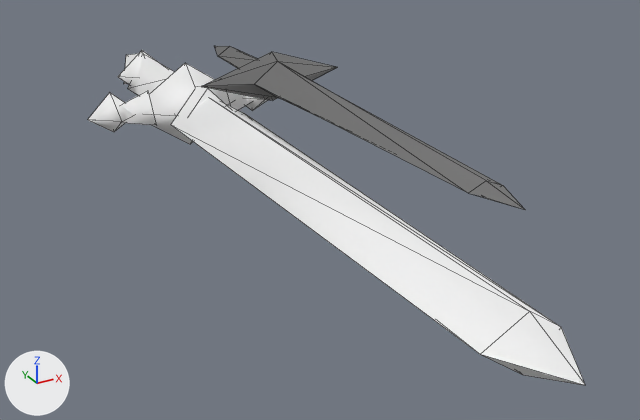
One commit to the glTF model docs/models/weapons/w11/043_l.glb: the scene before it, then after it.
The view is the same before and after, from a 50 mm lens placed at (-0.567, -1.761, 0.496), pointed at (0.071, -0.601, -0.084). Every picture has the same lights, and +X, +Y and +Z are marked at lower left. The older version comes first. Mesh edges are drawn as thin lines. Vertices at exactly the same position are counted once.

Objects in the first picture: 'Group[100]', 'Group[20]'.
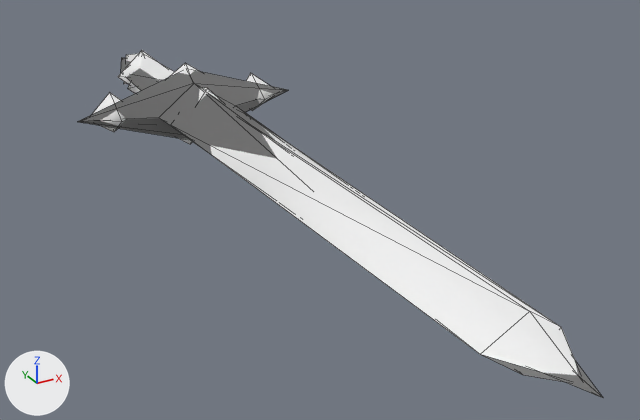
Changed parts and their boxes (x1, y1, x2, y2) in the pictures (640 x 420 px):
'Group[20]', reshaped (62% wider, 107% taller): before (201, 46, 525, 210); after (78, 58, 603, 398)

The change, as a list of edits to the scene's bpy script:
```text
Change me_group_20:
    used by ob_group_20; location = (0.0, 0.0, 0.0)
    remove me_group_20.from_pydata(...)  # 22 vertices, 40 faces; spans x 0.0..0.286, y -0.999..0.0, z 0.007..0.101
    add me_group_20.from_pydata(...)  # 22 vertices, 40 faces; spans x -0.213..0.213, y -1.282..0.212, z -0.071..0.071
    me_group_20 part 1
    me_group_20.vertices[0].co: (0.143, -0.921, 0.066) -> (0.0, -1.165, 0.017)  # pixel (486, 180) -> not seen
    me_group_20.vertices[1].co: (0.143, -0.308, 0.089) -> (0.0, -0.248, 0.052)  # pixel (277, 61) -> pixel (194, 83)
    me_group_20.vertices[2].co: (0.114, -0.921, 0.054) -> (-0.043, -1.165, 0.0)  # pixel (468, 193) -> not seen
    me_group_20.vertices[3].co: (0.091, -0.315, 0.054) -> (-0.077, -0.258, 0.0)  # pixel (254, 84) -> pixel (158, 117)
    me_group_20.vertices[4].co: (0.143, -0.921, 0.042) -> (0.0, -1.165, -0.017)  # pixel (485, 197) -> not seen
    me_group_20.vertices[5].co: (0.143, -0.308, 0.019) -> (0.0, -0.248, -0.052)  # pixel (278, 97) -> not seen
    me_group_20.vertices[6].co: (0.0, -0.283, 0.054) -> (-0.213, -0.211, 0.0)  # pixel (201, 86) -> pixel (77, 121)
    me_group_20.vertices[7].co: (0.286, -0.283, 0.054) -> (0.213, -0.211, 0.0)  # pixel (337, 67) -> pixel (288, 90)
    me_group_20.vertices[8].co: (0.194, -0.315, 0.054) -> (0.077, -0.258, 0.0)  # pixel (304, 76) -> pixel (235, 105)
    me_group_20.vertices[9].co: (0.171, -0.921, 0.054) -> (0.043, -1.165, 0.0)  # pixel (502, 185) -> not seen
    me_group_20.vertices[10].co: (0.143, -0.999, 0.054) -> (0.0, -1.282, 0.0)  # pixel (525, 209) -> pixel (603, 397)
    me_group_20.vertices[11].co: (0.143, -0.085, 0.037) -> (0.0, 0.085, -0.026)  # pixel (230, 62) -> not seen
    me_group_20.vertices[12].co: (0.177, -0.249, 0.054) -> (0.052, -0.16, 0.0)
    me_group_20.vertices[13].co: (0.143, -0.249, 0.033) -> (0.0, -0.16, -0.031)
    me_group_20.vertices[14].co: (0.143, -0.283, 0.007) -> (0.0, -0.211, -0.071)  # pixel (272, 100) -> not seen
    me_group_20.vertices[15].co: (0.108, -0.249, 0.054) -> (-0.052, -0.16, 0.0)
    me_group_20.vertices[16].co: (0.171, -0.088, 0.054) -> (0.042, 0.081, 0.0)  # pixel (243, 53) -> not seen
    me_group_20.vertices[17].co: (0.143, -0.249, 0.075) -> (0.0, -0.16, 0.031)
    me_group_20.vertices[18].co: (0.143, -0.283, 0.101) -> (0.0, -0.211, 0.071)  # pixel (271, 51) -> not seen
    me_group_20.vertices[19].co: (0.115, -0.088, 0.054) -> (-0.042, 0.081, 0.0)  # pixel (217, 56) -> pixel (120, 72)
    me_group_20.vertices[20].co: (0.143, 0.0, 0.054) -> (0.0, 0.212, 0.0)  # pixel (214, 45) -> pixel (121, 57)
    me_group_20.vertices[21].co: (0.143, -0.085, 0.071) -> (0.0, 0.085, 0.026)  # pixel (229, 46) -> not seen
```
